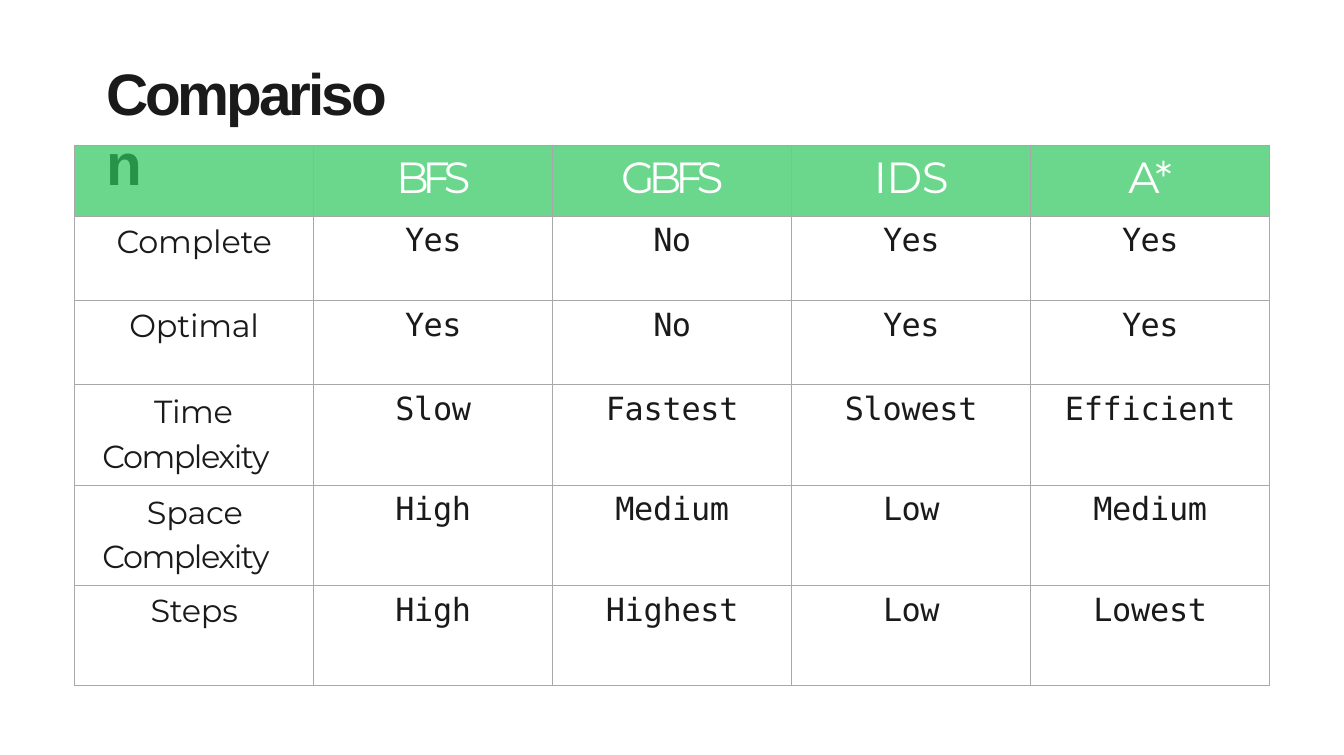
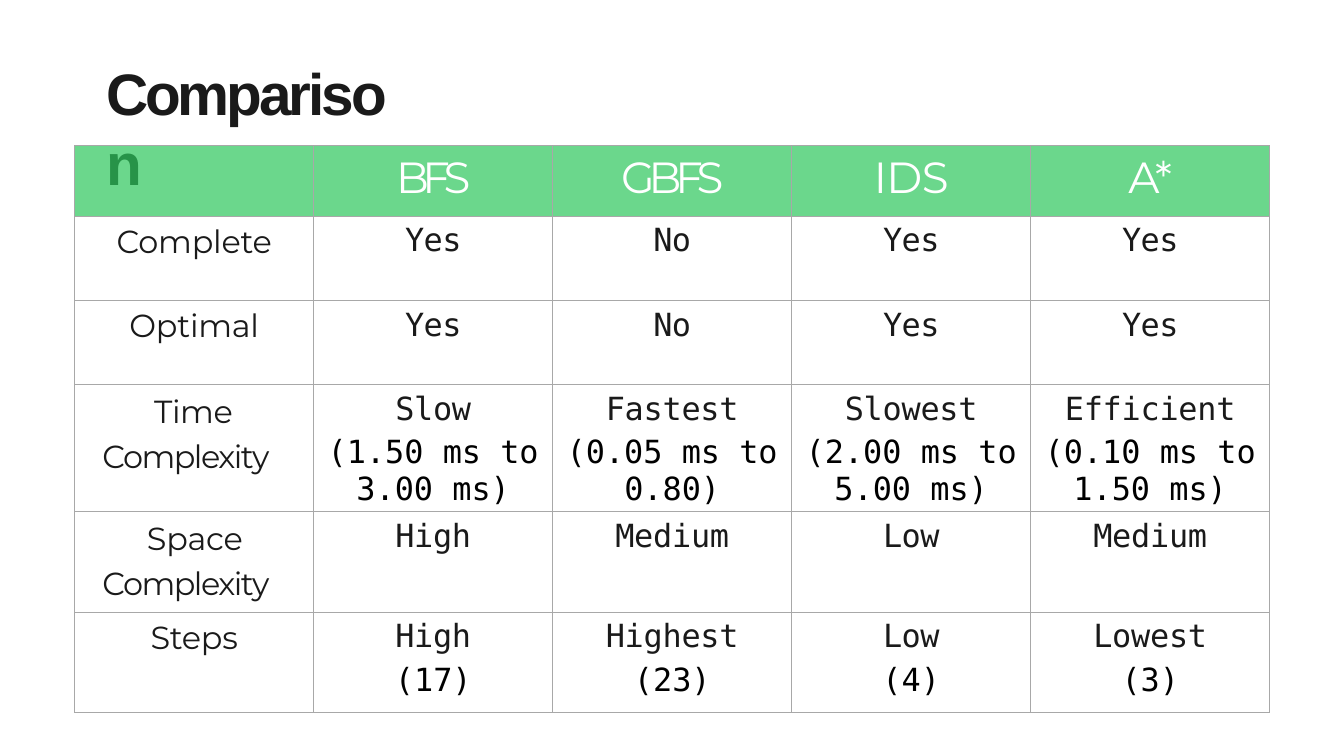
Before and after one commit to TokaFawzy/8-Puzzle-Solver, a slide deck: slide 9 of Project Presentation.pptx. Drawn at 1344x755 pixels with LibreOffice and Linux fonts; fonts in the diff are those of the drawing. Boxes give left, top, right and bottom in pixels: in the first picture for what was removed or moved away, otherwise in the second. Text is boxed around its words. In the diff, an @@ line names an element or a change of style, - is before the commit and + after.

Commit message:
Modify presentation

```diff
--- a/Project Presentation.pptx
+++ b/Project Presentation.pptx
@@ table at (x1=75, y1=145, x2=1269, y2=700) @@
-row 4: Time Complexity | Slow | Fastest | Slowest | Efficient
+row 4: Time Complexity | Slow / (1.50 ms to 3.00 ms) | Fastest / (0.05 ms to 0.80) | Slowest / (2.00 ms to 5.00 ms) | Efficient / (0.10 ms to 1.50 ms)
-row 6: Steps | High | Highest | Low | Lowest
+row 6: Steps | High / (17) | Highest / (23) | Low / (4) | Lowest / (3)
```
Also in this commit, not shown: 1 other file.
